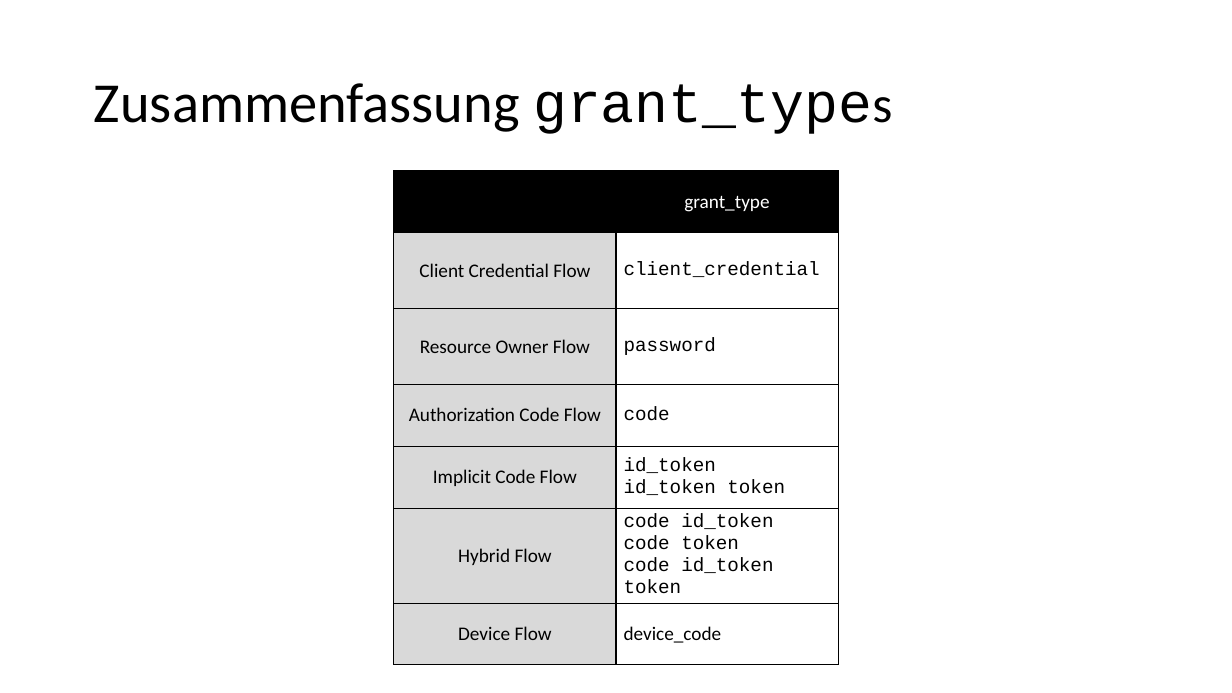
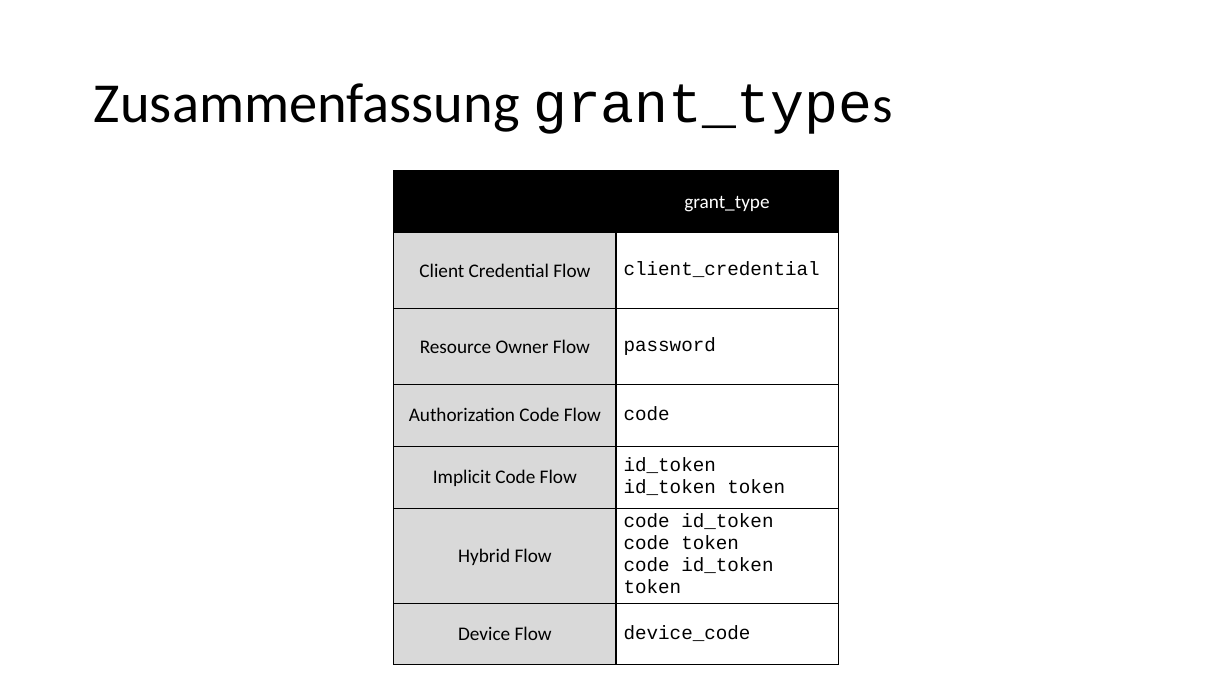
Before and after one commit to kalcik/talks-and-events, a slide deck: slide 45 of oidc-oauth/OpenIDConnect & OAuth.pptx. Drawn at 1232x693 pixels with LibreOffice and Linux fonts; fonts in the diff are those of the drawing. Boxes give left, top, right and bottom in pixels: in the first picture for what was removed or moved away, otherwise in the second. Text is boxed around its words. In the diff, an @@ line names an element or a change of style, - is before the commit and + after.

```diff
--- a/oidc-oauth/OpenIDConnect & OAuth.pptx
+++ b/oidc-oauth/OpenIDConnect & OAuth.pptx
@@ table at box(394, 171, 837, 647) @@
@@ font Calibri to Courier New in "device_code" @@
```
Also in this commit, not shown: 9 other slides changed.
